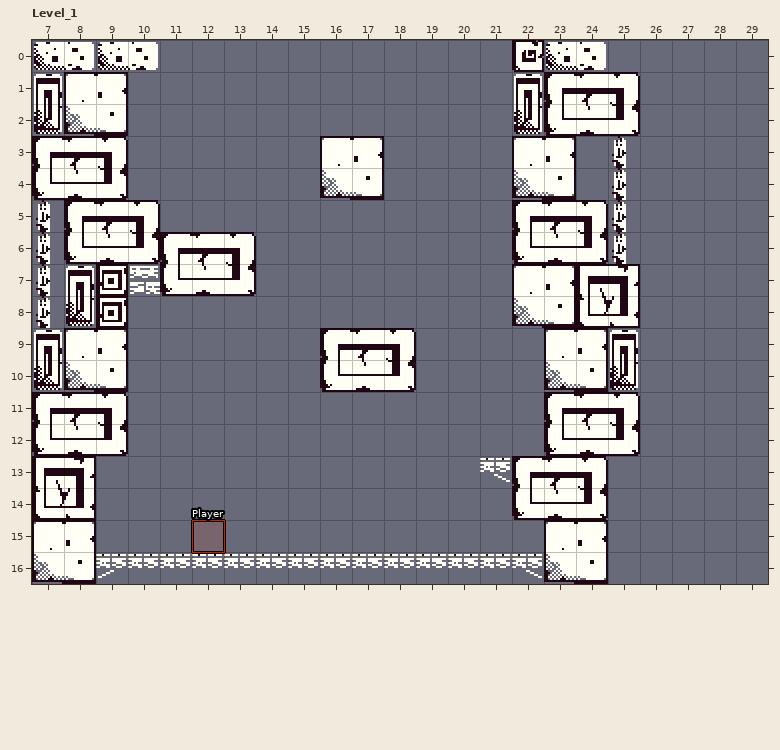
LDtk project -- game/src/assets/map.ldtk. Above is the file before it was changed.
Cells are 16x16 px. Shown: Level_1 x 7..29, y 0..16. The commit also changed other parts of the map, which this record leaves out.
And afterwards:
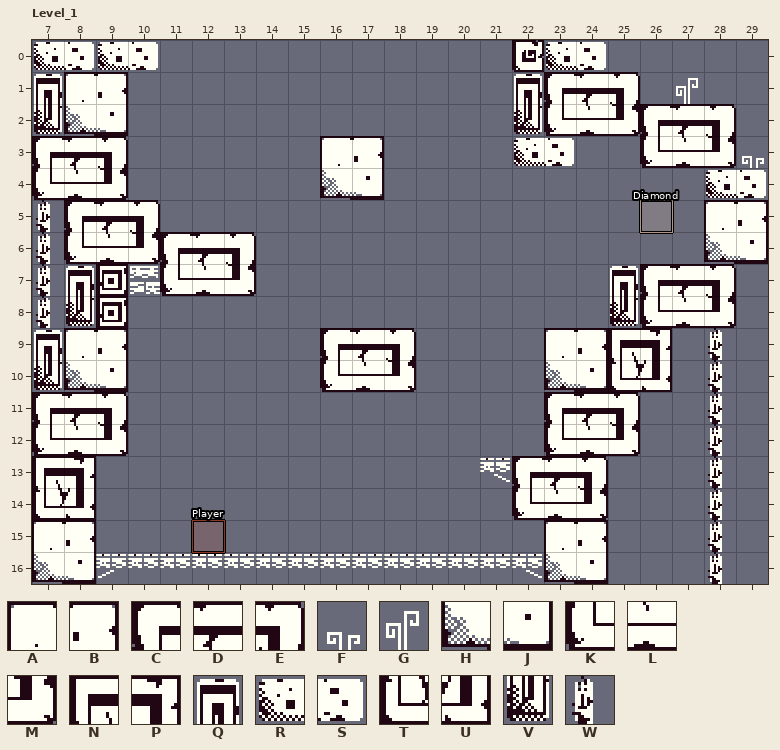
Key: from "Tiles": A 0, B 1, C 2, D 3, E 4, F 12, G 13, H 20, J 21, K 22, L 23, M 24, N 40, P 41, Q 42, R 43, S 44, T 60, U 61, V 62, W 77.
_ is an empty cell.
Objects are placed by their top-left corner, in cells (3,4 is the top-left corner of cell 3,4); size is 1x1 cell unless given.
From old to new:
Layer "Background":
Tile A is added in row 5 at x 28.
Tile B is added in row 5 at x 29.
Tile C is added in row 2 at x 26; in row 7 at x 26.
Tile D is added in row 2 at x 27; in row 7 at x 27.
Tile E is added in row 2 at x 28; in row 7 at x 28.
Tile F is added in row 3 at x 29.
Tile G is added in row 1 at x 27.
Tile H is added in row 6 at x 28.
Tile J is added in row 6 at x 29.
Tile K is added in row 3 at x 26; in row 8 at x 26.
Tile L is added in row 3 at x 27; in row 8 at x 27.
Tile M is added in row 3 at x 28; in row 8 at x 28.
Tile N replaces tile Q in row 9 at x 25.
Tile P is added in row 9 at x 26.
Tile Q replaces tile P in row 7 at x 25.
Tile R replaces tile A in row 3 at x 22.
Tile R is added in row 4 at x 28.
Tile S replaces tile B in row 3 at x 23.
Tile S is added in row 4 at x 29.
Tile T replaces tile V in row 10 at x 25.
Tile U is added in row 10 at x 26.
Tile V replaces tile U in row 8 at x 25.
Tile W is added in rows 9 to 16 at x 28.
Tile A is gone in row 7 at x 22.
Tile B is gone in row 7 at x 23.
Tile C is gone in row 5 at x 22.
Tile D is gone in row 5 at x 23.
Tile E is gone in row 5 at x 24.
Tile H is gone in row 4 at x 22; in row 8 at x 22.
Tile J is gone in row 4 at x 23; in row 8 at x 23.
Tile K is gone in row 6 at x 22.
Tile L is gone in row 6 at x 23.
Tile M is gone in row 6 at x 24.
Tile N is gone in row 7 at x 24.
Tile T is gone in row 8 at x 24.
Tile W is gone in rows 3 to 6 at x 25.
Layer "Entities":
A new object: "Diamond" rectangle at 26,5.
